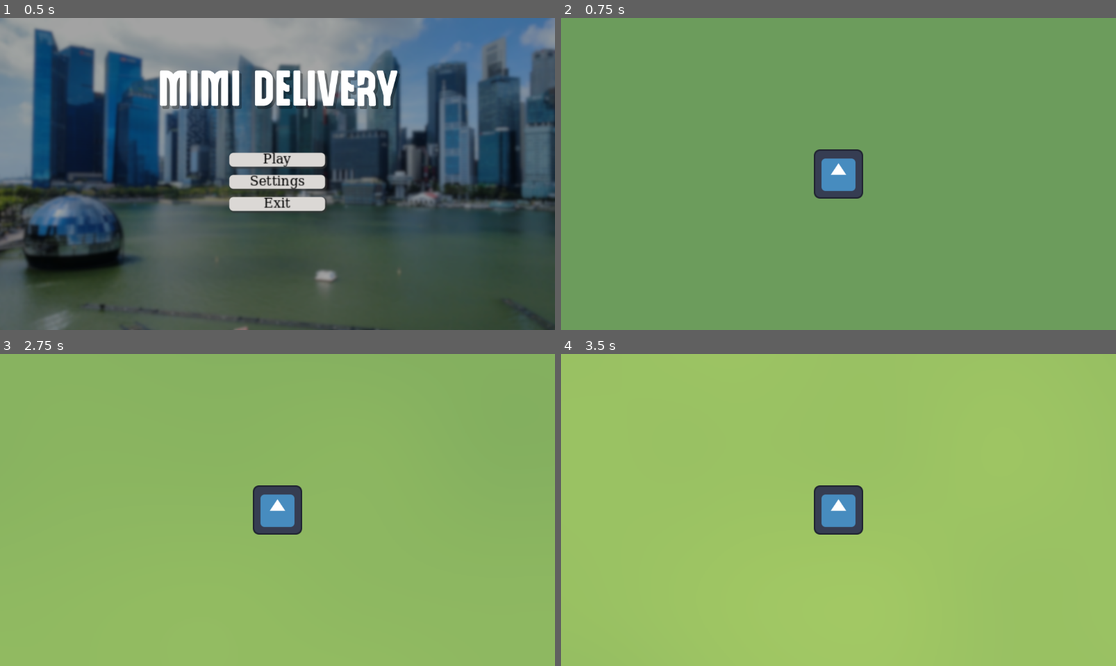
Above: before the commit, frames 1-4 (two rows, left to right).
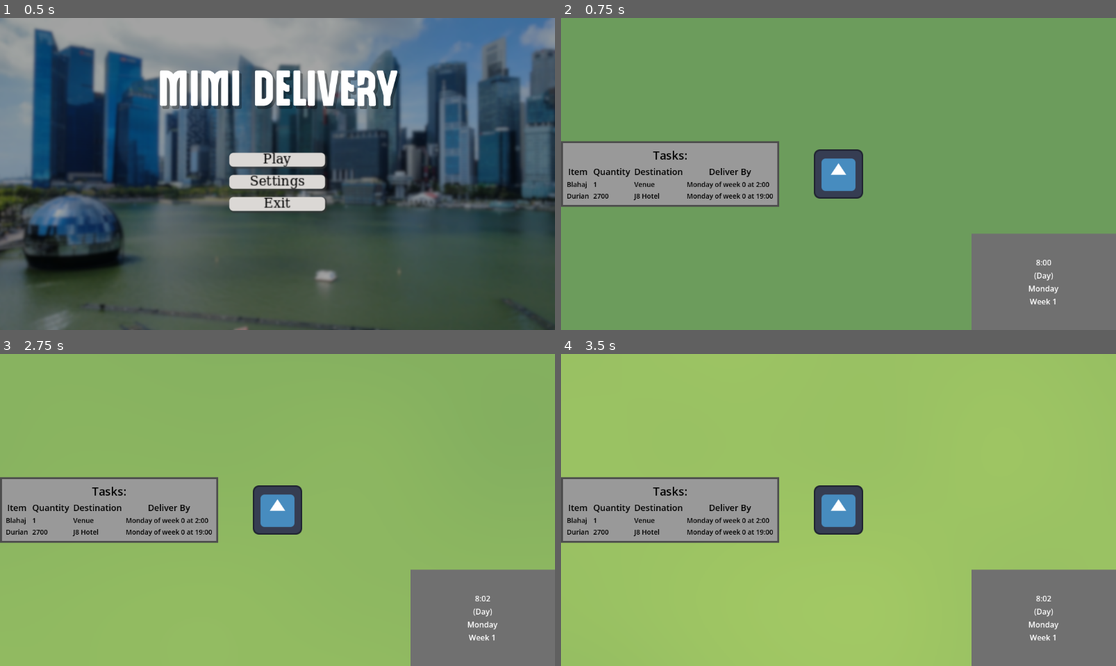
Above: after the commit, the same moments.

Repository: Glitch752/mimiDelivery
Game: Godot game, scene res://scenes/Menu.tscn
The game is run twice, just before and just after one commit, with the same random seed, the same clock (stepped at 60 frames per second) and the same inputs. The engine's default icon, where the game draws it, is replaced by a stand-in: a white triangle on a blue panel in a dark square.
Inputs:
- Up to frame 1 (0.5 s): no input
- Up to frame 2 (0.75 s): click "Play" at 0.5 s
- Up to frame 3 (2.75 s): tap Enter at 1.25 s; hold D (right) 1.28-2.03 s; tap Alt at 1.35 s; tap Space at 2 s; hold S (down) from 2.03 s (still down); tap Shift at 2.1 s
- Up to frame 4 (3.5 s): release S (down) at 2.78 s; hold D (right) from 2.78 s (still down); tap Alt at 2.85 s

Frame 1 is identical in both runs. In frame 2, 16% of the frame differs, in the area x 0-100%, y 39-100%; in frame 3, 16%; in frame 4, 16%.

Commit message:
Add UI to Mimi Scene
Added the tasks panel and time display as children of the camera in the mimi scene

Diff:
--- a/scenes/Level.tscn
+++ b/scenes/Level.tscn
@@ -45,3 +45,8 @@
 polygon = PackedVector2Array(-10310.385, -499.28604, -10236.181, -164.8662, -11044.659, 1138.7123, -10739.152, 1213.787 …(13052 unchanged characters)…
 
 [node name="Mimi" parent="." unique_id=831696364 instance=ExtResource("4_kl8ac")]
+
+[node name="TimeDisplay" parent="Mimi/Player/Camera2D/CanvasLayer/UIOverlay" parent_id_path=PackedInt32Array(831696364, 1291501507) index="1" unique_id=108378729 node_paths=PackedStringArray("day_night_filter_parent")]
+day_night_filter_parent = NodePath("../../../../../..")
+
+[editable path="Mimi"]
--- a/scenes/mainCharacter.tscn
+++ b/scenes/mainCharacter.tscn
@@ -2,6 +2,8 @@
 
 [ext_resource type="Script" path="res://scripts/player.gd" id="1_0n537"]
 [ext_resource type="Texture2D" uid="uid://c6o77ns2pacnc" path="res://icon.svg" id="2_trh3t"]
+[ext_resource type="PackedScene" uid="uid://c6isidgrp4hl7" path="res://scenes/time_display.tscn" id="4_gff5m"]
+[ext_resource type="PackedScene" uid="uid://dloew7jw5ysj0" path="res://scenes/tasks_panel.tscn" id="5_nthm3"]
 
 [sub_resource type="RectangleShape2D" id="RectangleShape2D_gff5m"]
 size = Vector2(5, 5)
@@ -20,3 +22,20 @@
 
 [node name="Camera2D" type="Camera2D" parent="Player" unique_id=2025200547]
 zoom = Vector2(20, 20)
+
+[node name="CanvasLayer" type="CanvasLayer" parent="Player/Camera2D" unique_id=1420971322]
+
+[node name="UIOverlay" type="Control" parent="Player/Camera2D/CanvasLayer" unique_id=1291501507]
+layout_mode = 3
+anchors_preset = 15
+anchor_right = 1.0
+anchor_bottom = 1.0
+grow_horizontal = 2
+grow_vertical = 2
+
+[node name="TasksPanel" parent="Player/Camera2D/CanvasLayer/UIOverlay" unique_id=463488195 instance=ExtResource("5_nthm3")]
+layout_mode = 1
+
+[node name="TimeDisplay" parent="Player/Camera2D/CanvasLayer/UIOverlay" unique_id=108378729 node_paths=PackedStringArray("day_night_filter_parent") instance=ExtResource("4_gff5m")]
+layout_mode = 1
+day_night_filter_parent = NodePath("../../../../..")
--- a/scenes/tasks_panel.tscn
+++ b/scenes/tasks_panel.tscn
@@ -25,6 +25,9 @@
 anchors_preset = 4
 anchor_top = 0.5
 anchor_bottom = 0.5
+offset_top = -44.0
+offset_right = 355.0
+offset_bottom = 44.0
 grow_vertical = 2
 theme_override_styles/panel = SubResource("StyleBoxFlat_pplnk")
 script = ExtResource("1_xwvrl")
--- a/scenes/time_display.tscn
+++ b/scenes/time_display.tscn
@@ -10,6 +10,8 @@
 anchor_top = 1.0
 anchor_right = 1.0
 anchor_bottom = 1.0
+offset_left = -300.0
+offset_top = -200.0
 grow_horizontal = 0
 grow_vertical = 0
 script = ExtResource("1_3uj10")
--- /dev/null
+++ b/scripts/ui_overlay.gd
@@ -0,0 +1,10 @@
+class_name UIOverlay
+extends Control
+
+@export var camera: Camera2D
+
+
+func _ready() -> void:
+	size = get_viewport_rect().size
+	scale = Vector2(1.0 / camera.zoom.x, 1.0 / camera.zoom.y)
+	position = -(size / 2.0) / camera.zoom
Not shown: 1 places in scenes/time_display.tscn that only renumber resources
Not shown, added: scripts/ui_overlay.gd.uid
